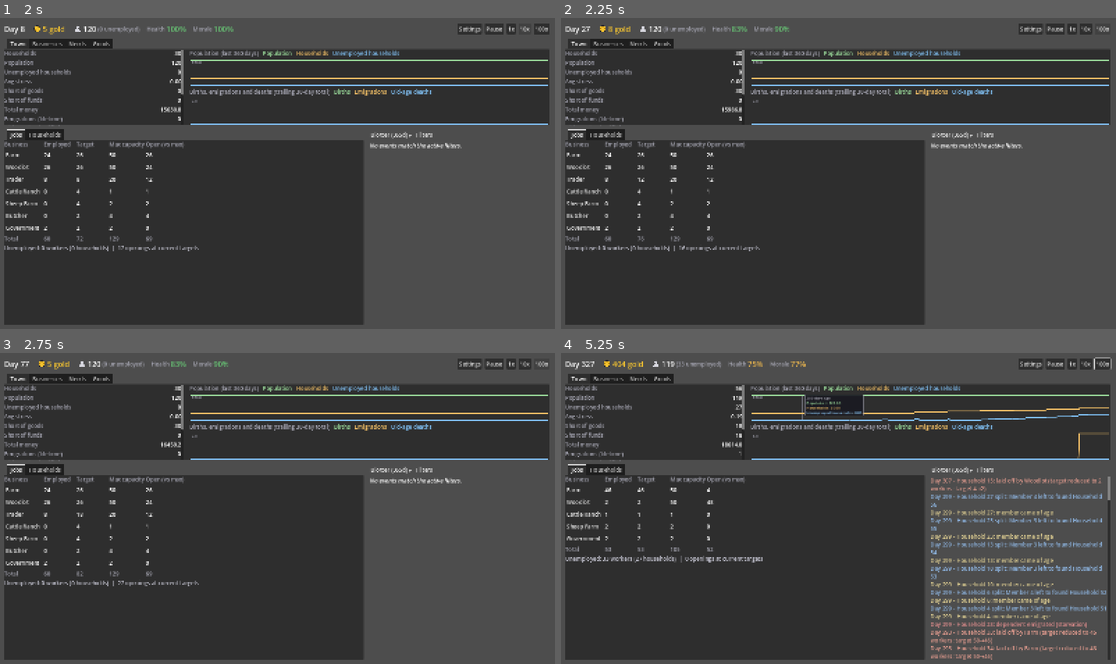
Above: before the commit, frames 1-4 (two rows, left to right).
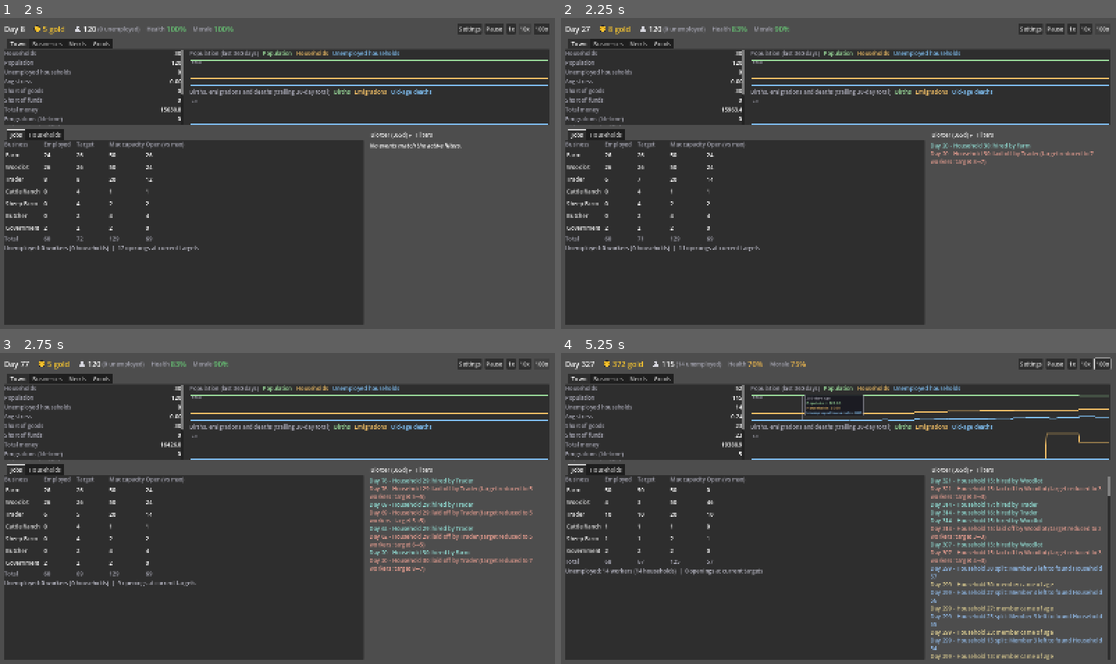
Above: after the commit, the same moments.

Repository: forsman5/sitka
Game: Godot game, scene res://scenes/sim/he_dashboard.tscn
Two runs of this game, one before a commit and one after it. Both use one fixed random seed, a clock stepped at 60 frames per second and the inputs below. This scene is started directly instead of the project's main scene.
Inputs (mouse positions are in pixels of both pictures, inside the frame that each line leads up to):
- Up to frame 1 (2 s): click "1x" at 0.5 s; click "10x" at 1.25 s
- Up to frame 2 (2.25 s): click "100x" at 2 s
- Up to frame 3 (2.75 s): no input
- Up to frame 4 (5.25 s): tap Enter at 2.75 s; drag from (932, 408) to (894, 440) at 2.77 s; drag from (932, 446) to (810, 570) at 3.52 s; move the mouse to (894, 440) at 4.27 s; hold Right (ui_right) 4.28-5 s; hold Alt 4.28-5 s; drag from (810, 570) to (672, 461) at 5.02 s

Frame 1 is identical in both runs. In frame 2, 0.6% of the frame differs, in the area x 7-96%, y 28-75%; in frame 3, 2.3%; in frame 4, 6.8%, in the area x 0-99%, y 2-99%.

Commit message:
Trader crew follows throughput, and stays solvent through price swings
A Trader earns a spread on units it moves; what it can move is set by the goods
on offer. The ledger now records units traded, and the Trader's staffing target
is throughput / TRADER_CAPACITY_PER_WORKER, growing only when it is nearly full.
Previously a crew sized on a 45-day average of a one-off export spike kept 12-15
workers (40+/day of wages) on ~10/day of margin and failed around day 230.
Adds a 1200-day solvency check.

Co-Authored-By: Claude Sonnet 5.5 <noreply@anthropic.com>

Diff:
--- a/scripts/sim/harness/run_household_economy.gd
+++ b/scripts/sim/harness/run_household_economy.gd
@@ -35,6 +35,7 @@
 	_check_business_ledger_reconciles()
 	_check_staffing_decisions()
 	_check_staffing_outcomes()
+	_check_trader_stays_solvent()
 	_check_local_iron_mine_supplies_bloomery_first()
 	_check_trader_export_settings()
 	_check_bloomery_stays_off_when_not_seeded()
@@ -951,6 +952,33 @@
 	_assert(crew_floor_day >= 0, "A workshop losing money on every unit should shrink its crew")
 	_assert(closed_day >= 0, "A workshop that cannot cover its inputs should close once its credit is gone")
 
+## A Trader earns a spread on the units it moves, and what it can move is set by
+## the goods on offer, not by its crew. Its crew therefore follows throughput
+## (one worker moves TRADER_CAPACITY_PER_WORKER units a day): through years in
+## which grain and timber swing between floor and ceiling and exports dry up for
+## months, it must stay solvent instead of carrying a crew its volume cannot pay.
+func _check_trader_stays_solvent() -> void:
+	print("\n=== Trader: crew follows throughput, stays solvent through price swings ===")
+	var sim := _new_sim("build_economy_with_charcoal_burner")
+	var trader_id := HEScenarioSeeds.TRADER_BUSINESS_ID
+	var lowest_balance := INF
+	var most_workers_idle := 0.0
+	for day in 1200:
+		sim.advance_ticks(1)
+		var trader: HEBusiness = sim.businesses.get(trader_id)
+		if trader == null:
+			break
+		lowest_balance = minf(lowest_balance, trader.balance)
+		if day >= 60 and day % 30 == 0:
+			var moved := trader.ledger_average("units_sold", 30)
+			var workers := float(sim._business_employed_worker_count(trader_id))
+			most_workers_idle = maxf(most_workers_idle, workers - moved / HESimulation.TRADER_CAPACITY_PER_WORKER)
+	var alive := sim.businesses.has(trader_id)
+	print("  Trader alive after 1200 days: %s, lowest balance %.0f, most workers beyond what its volume needed: %.1f" % [alive, lowest_balance, most_workers_idle])
+	_assert(alive, "The Trader should stay in business for 1200 days")
+	_assert(lowest_balance > 0.0, "The Trader should never run into debt, lowest balance %.0f" % lowest_balance)
+	_assert(most_workers_idle <= 8.0, "The Trader's crew should follow its throughput, but carried %.1f workers beyond it" % most_workers_idle)
+
 ## Exercises the opt-in Bloomery scenario: wood bought from the Woodlot plus
 ## iron ore imported by the Trader smelt into iron, which that same Trader
 ## then exports since no household ever wants iron directly (see
--- a/scripts/sim/household_economy/he_simulation.gd
+++ b/scripts/sim/household_economy/he_simulation.gd
@@ -1715,6 +1715,11 @@
 	for c in outputs:
 		sold += float((b.todays_flows.get(HEBusiness.FLOW_SOLD, {}) as Dictionary).get(c, 0.0))
 		produced += float(b.last_output_produced.get(c, 0.0))
+	if b.kind == HEBusiness.Kind.TRADER:
+		for c in b.last_exported.keys():
+			sold += b.last_exported[c]
+		for c in b.last_imported.keys():
+			sold += b.last_imported[c]
 	b.ledger_today["reference_wage"] = reference_wage
 	b.close_ledger_day(prices, outputs, sold, produced)
 
@@ -2422,6 +2427,28 @@
 		delta = roundi(clampf(ratio_error, -WAGE_RATIO_CLAMP, WAGE_RATIO_CLAMP) * CAPACITY_STEP_MAX_WORKERS)
 		reason = "low_return" if delta < 0 else "high_return"
 
+	# A Trader's crew is its handling capacity: one worker moves
+	# TRADER_CAPACITY_PER_WORKER units a day, and what it earns is a spread on the
+	# units it actually moves, which the goods on offer (not its crew) decide. So
+	# the crew follows throughput, and it only grows while it is nearly full.
+	if b.kind == HEBusiness.Kind.TRADER:
+		var traded := b.ledger_average("units_sold", window)
+		var trader_target := traded * (1.0 + STAFFING_HEADROOM) / TRADER_CAPACITY_PER_WORKER
+		var trader_current := float(_business_employed_worker_count(b.id))
+		out["target_workers"] = trader_target
+		out["units_sold"] = traded
+		if trader_current > trader_target * (1.0 + STAFFING_SHRINK_TOLERANCE) + 0.5:
+			var trader_cut: int = -clampi(floori(trader_current - trader_target), 1, CAPACITY_STEP_MAX_WORKERS)
+			if trader_cut < delta or delta == 0:
+				delta = trader_cut
+				reason = "unused_capacity"
+		elif delta > 0 and traded < trader_current * TRADER_CAPACITY_PER_WORKER * 0.8:
+			delta = 0
+			reason = ""
+		out["delta"] = delta
+		out["reason"] = reason
+		return out
+
 	# The volume question needs a measured output per worker, so a production
 	# row (a harvest) inside the window; a field crew also needs the full cycle.
 	if measured_output and (full_cycle or not b.uses_field_model()):
